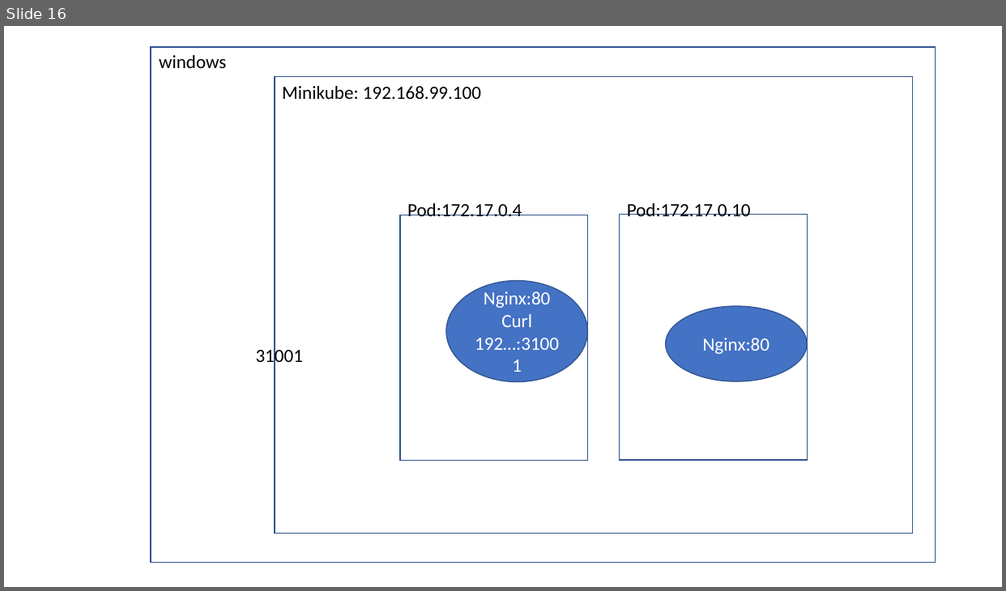
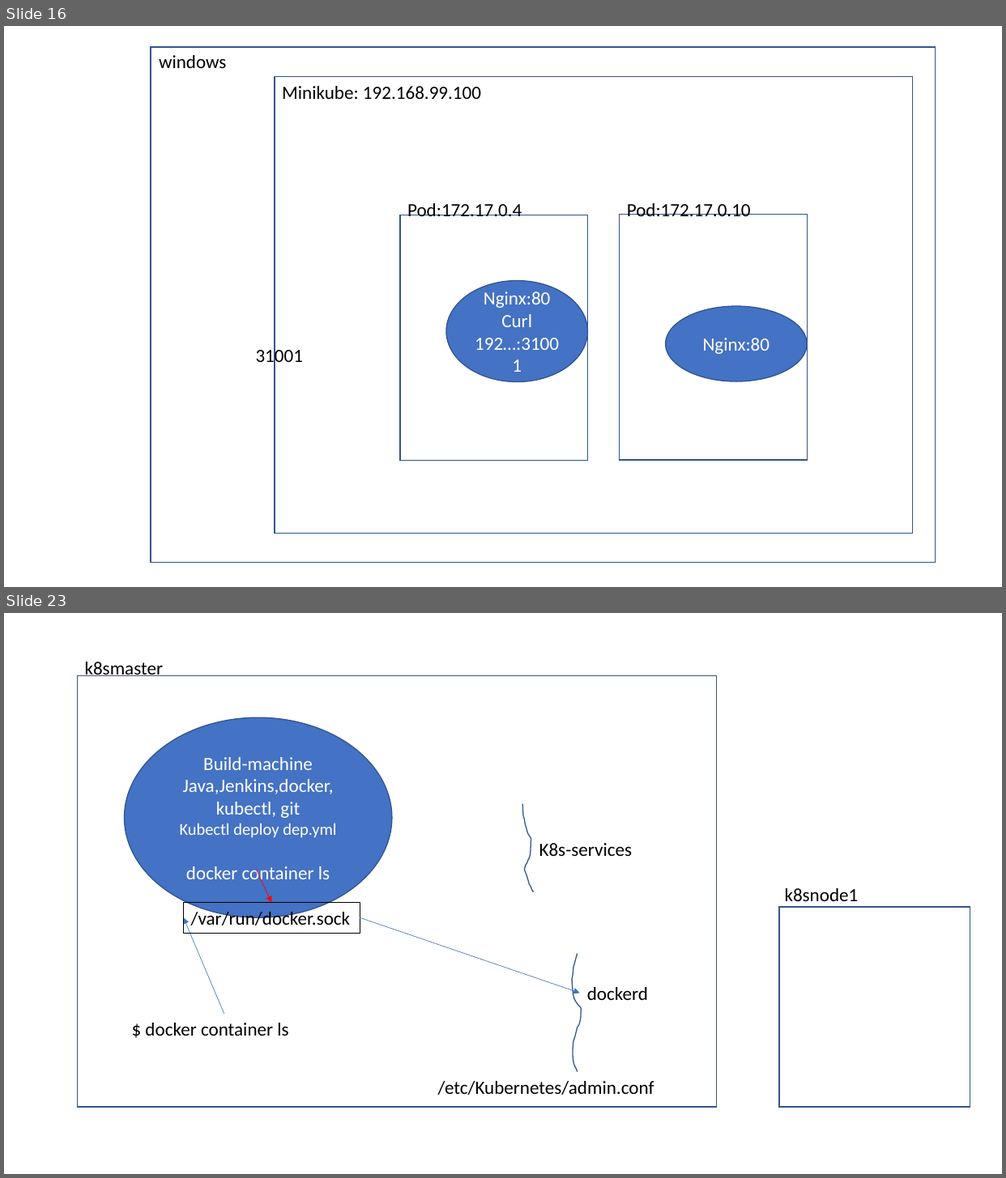
Before and after one commit to AdityaSP/ora-sep16-dock-kube, a slide deck: rough-diag.pptx. Shown one above the other, each under a label of ours: slide 16 before the commit, slides 16 and 23 after it; the slides between them are not shown. The pictures are 1006x591 and 1006x1178 pixels, drawn with LibreOffice and Linux fonts; fonts in the diff are those of the drawing. Boxes give left, top, right and bottom in pixels: in the first picture for what was removed or moved away, otherwise in the second. Text is boxed around its words. In the diff, an @@ line names an element or a change of style, - is before the commit and + after.

```diff
--- a/rough-diag.pptx
+++ b/rough-diag.pptx
@@ slide 23 added at bbox=[4, 613, 1002, 1174], background #FFFFFF @@
@@ rectangle added at bbox=[78, 676, 717, 1108], outline #325491 1 pt @@
@@ text added at bbox=[85, 662, 164, 676], 18 pt, text #000000 @@
+k8smaster
@@ ellipse added at bbox=[125, 717, 393, 918], fill #4472C4, outline #325491 1 pt, 18 pt, text #FFFFFF @@
+Build-machine
+Java,Jenkins,docker, kubectl, git
+Kubectl deploy dep.yml
+docker container ls
@@ freeform shape added at bbox=[522, 804, 534, 892], outline #325491 1 pt @@
@@ text added at bbox=[539, 843, 633, 856], 18 pt, text #000000 @@
+K8s-services
@@ arrow added from (256, 870) to (271, 903), #FF0000 0.5 pt @@
@@ rectangle added at bbox=[184, 903, 360, 933], outline #000000 0.25 pt, 18 pt, text #000000 @@
+/var/run/docker.sock
@@ text added at bbox=[785, 888, 859, 901], 18 pt, text #000000 @@
+k8snode1
@@ arrow added from (224, 1014) to (184, 918), #4472C4 0.5 pt @@
@@ arrow added from (360, 918) to (580, 994), #4472C4 0.5 pt @@
@@ rectangle added at bbox=[780, 907, 970, 1107], outline #325491 1 pt @@
@@ freeform shape added at bbox=[572, 954, 582, 1072], outline #325491 1 pt @@
@@ text added at bbox=[587, 987, 648, 1000], 18 pt, text #000000 @@
+dockerd
@@ text added at bbox=[145, 1023, 288, 1036], 18 pt, text #000000 @@
+$ docker container ls
@@ text added at bbox=[438, 1081, 654, 1095], 18 pt, text #000000 @@
+/etc/Kubernetes/admin.conf
```
Also in this commit, not shown: 1 slide changed, 6 other slides added, 2 other files.
